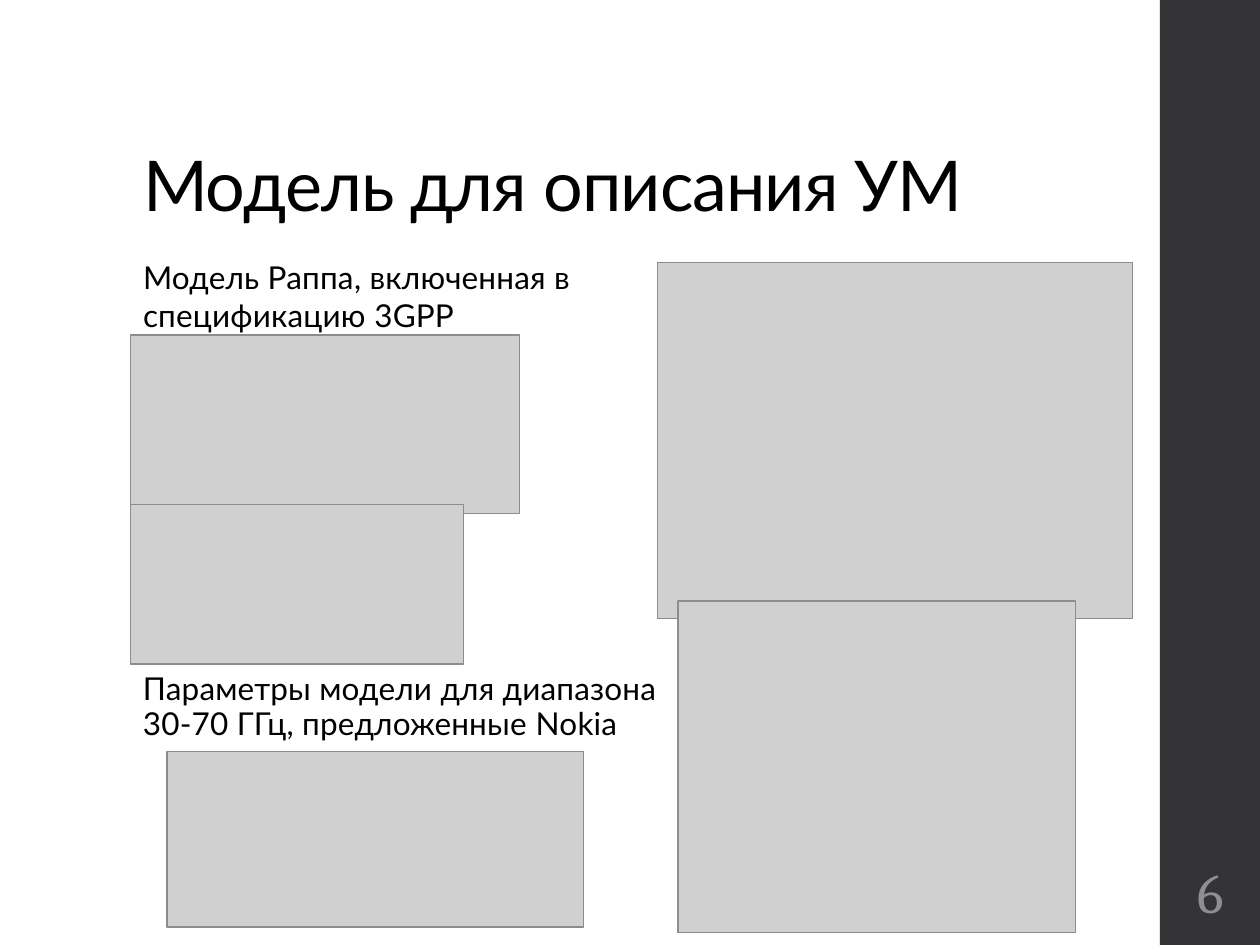
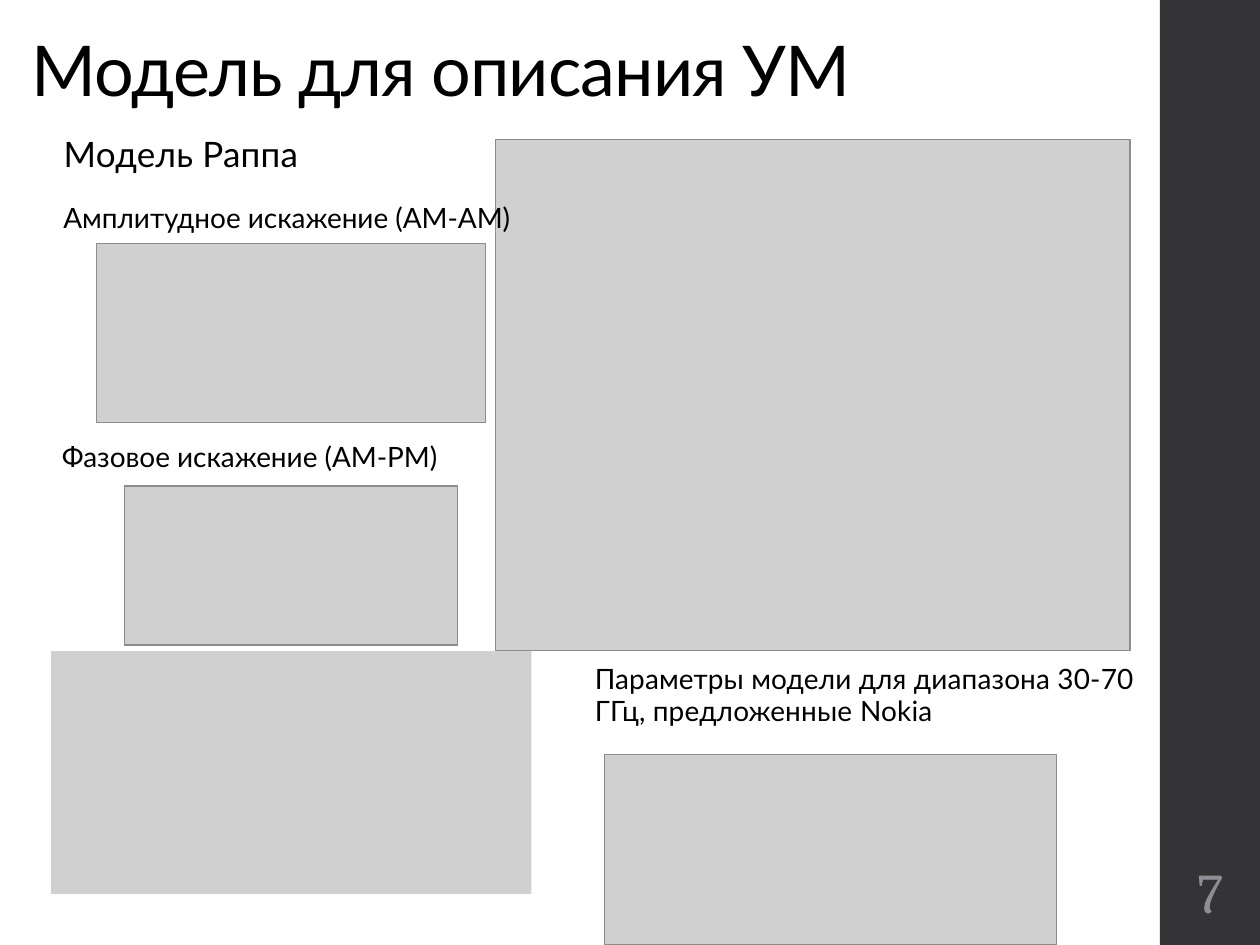
Before and after one commit to kannab98/graduation-paper, a slide deck: slide 7 of Presentation.pptx (slide 6 before the commit). Drawn at 1260x945 pixels with LibreOffice and Linux fonts; fonts in the diff are those of the drawing; grey boxes stand for pictures; background and template pictures are left out. Boxes give left, top, right and bottom in pixels: in the first picture for what was removed or moved away, otherwise in the second. Text is boxed around its words. In the diff, an @@ line names an element or a change of style, - is before the commit and + after.

```diff
--- a/Presentation.pptx
+++ b/Presentation.pptx
@@ title "Модель для описания УМ": place and size @@
-title "Модель для описания УМ" at (143, 161, 963, 224)
+title "Модель для описания УМ" at (31, 46, 851, 109)
@@ title "Модель для описания УМ" at (31, 46, 851, 109): vertical alignment bottom to top @@
@@ text at (64, 142, 298, 173): text changed; size 18 to 20 pt @@
-Модель Раппа, включенная в спецификацию 3GPP
+Модель Раппа
@@ picture: place and size @@
-picture at (658, 262, 1133, 619)
+picture at (495, 139, 1130, 650)
@@ text added at (63, 204, 510, 234), 16 pt, text #000000 @@
+Амплитудное искажение (АМ-АМ)
@@ picture: place and size @@
-picture at (130, 335, 519, 514)
+picture at (97, 243, 486, 422)
@@ text added at (62, 445, 438, 471), 16 pt, text #000000 @@
+Фазовое искажение (АМ-РМ)
@@ picture: place and size @@
-picture at (130, 505, 462, 664)
+picture at (125, 486, 457, 645)
@@ picture removed at (678, 601, 1075, 932) @@
@@ picture added at (50, 651, 530, 895) @@
@@ text "Параметры модели для диапазона 30-70 ...": place and size @@
-text "Параметры модели для диапазона 30-70 ..." at (143, 677, 656, 741)
+text "Параметры модели для диапазона 30-70 ..." at (595, 668, 1133, 726)
@@ text "Параметры модели для диапазона 30-70 ..." at (595, 668, 1133, 726): size 18 to 16 pt @@
@@ picture: place and size @@
-picture at (166, 752, 583, 927)
+picture at (605, 755, 1057, 945)
@@ page number at (1197, 876, 1223, 913): text changed @@
-6
+7
```
Also in this commit, not shown: 5 other slides changed, 1 slide added, 10 slides removed, 2 other files.
